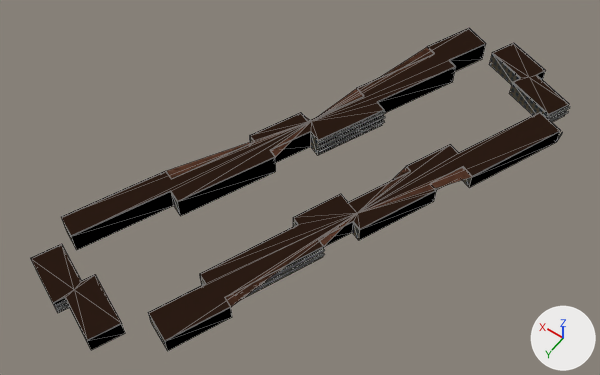
An edit to the glTF model game/models/hero/eagleres.glb, drawn before and after from the same camera.
The view is the same before and after, from a camera (50 mm lens) standing at (-129.0, 206.0, 304.0) and looking at (8.0, 13.0, 2.0). The lights are fixed; the arrows at lower right show +X, +Y and +Z. The picture after the commit comes second. Mesh edges are drawn as thin lines. Objects named as collision shapes, trigger or cutter boxes, shadow casters or lower levels of detail are left out. Vertices at exactly the same position are counted once.

Objects in the first picture: 'eagleres_lod0'.
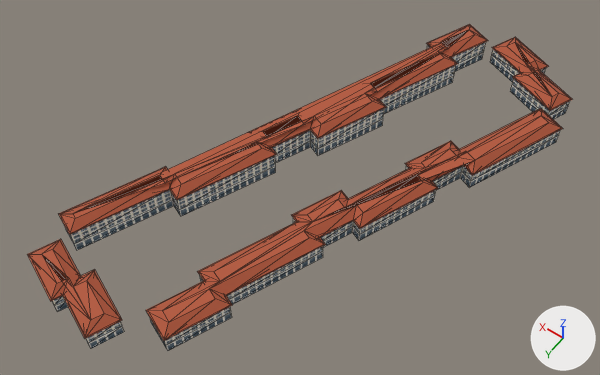
Where the change shows, as pixel boxes (x1, y1, x2, y2) in the pictures (600 x 375 px; the box of a moved part takes in the faces that stretch with it):
'eagleres_lod0', recoloured, reshaped, moved, rescaled
    before: (31, 28, 570, 351)
    after: (27, 24, 573, 351)
part 1 of me_eagleres_lod0, moved or reshaped
    before: (148, 112, 561, 351)
    after: (65, 42, 486, 250)
part 2 of me_eagleres_lod0, moved or reshaped
    before: (61, 28, 486, 250)
    after: (150, 130, 561, 351)
part 3 of me_eagleres_lod0, moved or reshaped
    before: (489, 43, 569, 122)
    after: (490, 49, 570, 119)
part 4 of me_eagleres_lod0, moved or reshaped
    before: (32, 244, 125, 350)
    after: (52, 296, 124, 348)
part 5 of me_eagleres_lod0, added
    after: (59, 24, 488, 235)
part 6 of me_eagleres_lod0, added
    after: (146, 108, 563, 341)
part 7 of me_eagleres_lod0, added
    after: (492, 37, 573, 111)
part 8 of me_eagleres_lod0, added
    after: (27, 239, 122, 339)
part 9 of me_eagleres_lod0, deleted
    before: (31, 43, 570, 340)
part 10 of me_eagleres_lod0, built on
    before: (62, 29, 560, 341)

The change, as a list of edits to the scene's bpy script:
```text
Add img_signs:
    img_signs = load_image('signs', '_unpacked/signs', 512, 512, 'sRGB')
Change mat_tile:
    mat_tile.base_color: (0.722, 0.353, 0.22) -> (0.462, 0.0976, 0.0423)  # beige #dda081 -> orange #b5583a
Add mat_ground:
    mat_ground = bpy.data.materials.new('ground')
    # uses the picture img_signs
Change me_eagleres_lod0:
    used by ob_eagleres_lod0; location = (0.0, 0.0, 0.0)
    remove me_eagleres_lod0.from_pydata(...)  # 326 vertices, 370 faces; spans x -77.0..79.0, y -127.0..128.0, z -2.0..11.0
    add me_eagleres_lod0.from_pydata(...)  # 324 vertices, 490 faces; spans x -1.0..1.0, y -1.0..1.0, z 0.0
    me_eagleres_lod0 part 1: the loose piece of 72 vertices spanning x -76.0..18.0, y -88.0..111.0, z 0.0..8.0 is scaled about the mesh origin by (0.00809, 0.00687, 0.00897)
    me_eagleres_lod0 part 2: the loose piece of 72 vertices spanning x -19.0..79.0, y -118.0..97.0, z 0.0..11.0 is scaled about the mesh origin by (0.00671, 0.00546, 0.00561)
    me_eagleres_lod0 part 3: the loose piece of 24 vertices spanning x -72.0..-24.0, y -127.0..-90.0, z -2.0..7.0 is scaled about the mesh origin by (0.00706, 0.00251, 0.00737)
    me_eagleres_lod0 part 4: the loose piece of 24 vertices spanning x 24.0..76.0, y 101.0..128.0, z -1.0..7.0 is scaled about its middle by (0.00755, -0.00226, 0.00737), then moved by (-49.0, -114.0, -3.0)
    me_eagleres_lod0 part 5: a new loose piece of 48 vertices spanning x 0.0..1.0, y -1.0..1.0, z 0.0
    me_eagleres_lod0 part 6: a new loose piece of 48 vertices spanning x -1.0..0.0, y -1.0..1.0, z 0.0
    me_eagleres_lod0 part 7: a new loose piece of 16 vertices spanning x -1.0..0.0, y -1.0, z 0.0
    me_eagleres_lod0 part 8: a new loose piece of 16 vertices spanning x 0.0..1.0, y 1.0, z 0.0
    me_eagleres_lod0 part 9: 13 loose pieces with 84 vertices, spanning x -77.0..76.0, y -127.0..128.0, z 1.0..10.0, are deleted
    me_eagleres_lod0 part 10
    50 vertices are removed from x -76.0..79.0, y -118.0..111.0, z 8.0..11.0
    48 faces are deleted
    4 vertices are added at (0.0, 0.0, 0.0), (0.0, 0.0, 0.0), (0.0, 0.0, 0.0), (0.0, 0.0, 0.0)
    2 new faces join them, mat_sign
    remove me_eagleres_lod0.materials.append(mat_signback)  # blue #6083a4
    add me_eagleres_lod0.materials.append(mat_ground)
Change ob_eagleres_lod0:
    ob_eagleres_lod0.location: (0.0, 0.0, 0.0) -> (1.4, 0.7, 7.7)
    ob_eagleres_lod0.scale: (1.0, 1.0, 1.0) -> (128.0, 128.0, 128.0)
```
